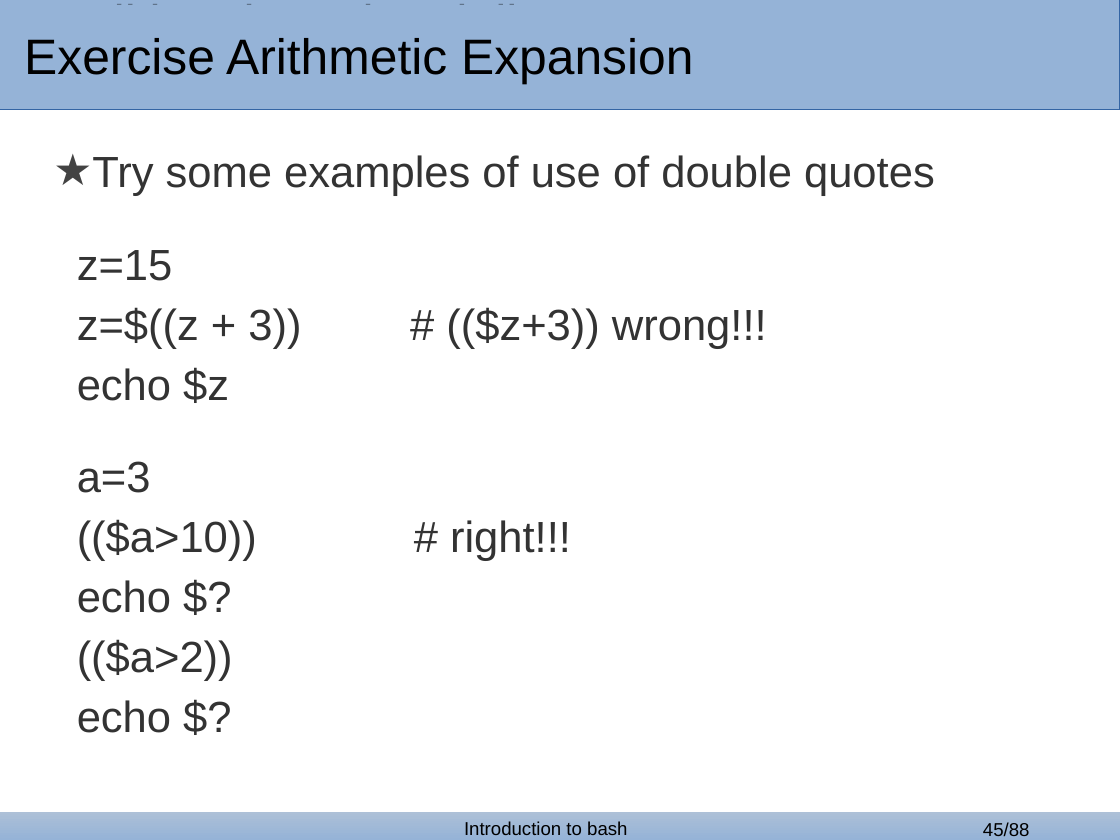
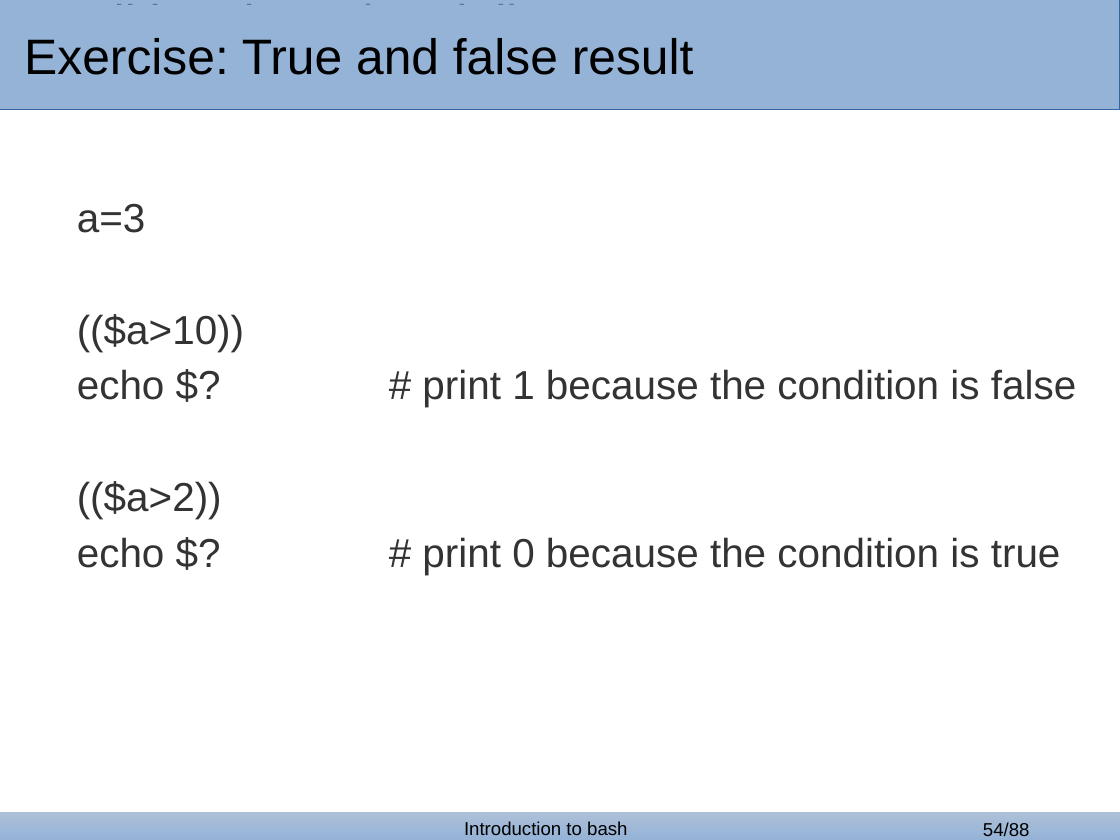
Before and after one commit to GozDavid/bash_lectures, a slide deck: slide 54 of bash_2.odp (slide 45 before the commit). Drawn at 1120x840 pixels with LibreOffice and Linux fonts; fonts in the diff are those of the drawing; background and template pictures are left out. Boxes give left, top, right and bottom in pixels: in the first picture for what was removed or moved away, otherwise in the second. Text is boxed around its words. In the diff, an @@ line names an element or a change of style, - is before the commit and + after.

```diff
--- a/bash_2.odp
+++ b/bash_2.odp
@@ text in rectangle at (24,38,694,75): text changed @@
-Exercise Arithmetic Expansion
+Exercise: True and false result
@@ text at (77,155,935,403): paragraphs removed @@
-★ Try some examples of use of double quotes
-z=15
-z=$((z + 3)) # (($z+3)) wrong!!!
-echo $z
@@ text at (77,203,222,519): size 28 to 26 pt in "a=3", "(($a>2))" @@
@@ text at (77,314,1076,407): text changed; size 28 to 26 pt @@
-(($a>10)) # right!!!
-echo $?
+(($a>10))
+echo $? # print 1 because the condition is false
@@ text at (77,537,1061,575): text changed; size 28 to 26 pt @@
-echo $?
+echo $? # print 0 because the condition is true
@@ page number at (983,822,1030,836): text changed @@
-45/88
+54/88
```
Also in this commit, not shown: 22 other slides changed, 2 other files.
